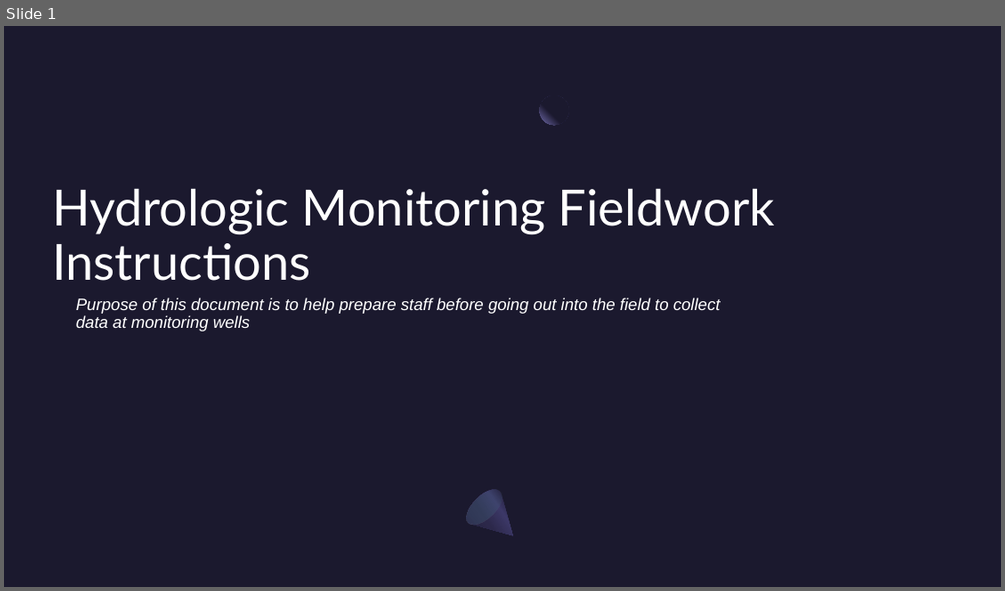
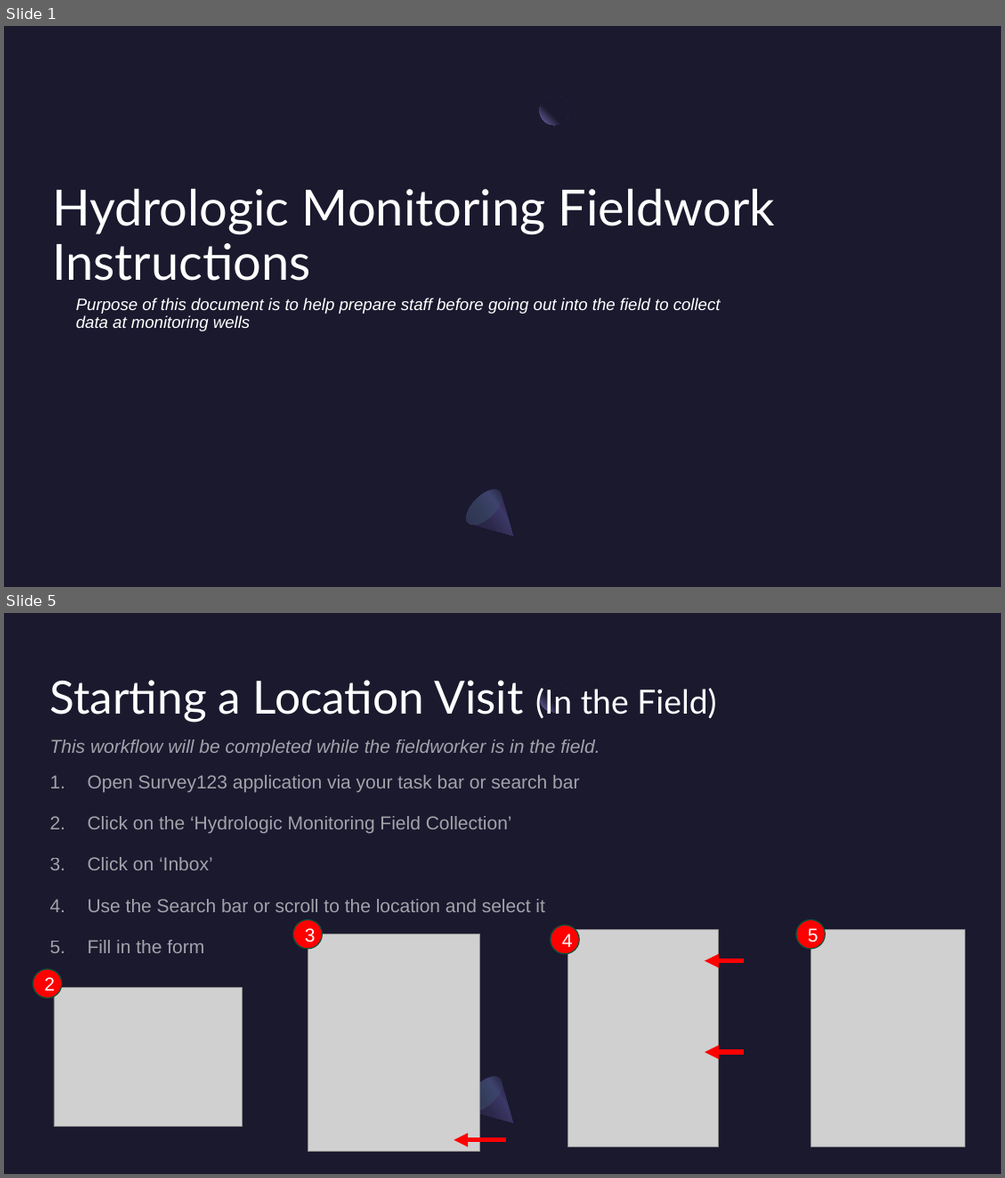
Before and after one commit to NWFWMD-IT/Hydrologic-Monitoring-Project, a slide deck: documents/user_guides/Hydrologic-Monitoring-Project-Fieldwork-Instructions.pptx. Shown one above the other, each under a label of ours: slide 1 before the commit, slides 1 and 5 after it; the slides between them are not shown. The pictures are 1005x591 and 1005x1178 pixels, drawn with LibreOffice and Linux fonts; fonts in the diff are those of the drawing; grey boxes stand for pictures. Boxes give left, top, right and bottom in pixels: in the first picture for what was removed or moved away, otherwise in the second. Text is boxed around its words. In the diff, an @@ line names an element or a change of style, - is before the commit and + after.

```diff
--- a/documents/user_guides/Hydrologic-Monitoring-Project-Fieldwork-Instructions.pptx
+++ b/documents/user_guides/Hydrologic-Monitoring-Project-Fieldwork-Instructions.pptx
@@ slide 5 added at (4,613,1001,1174), background #1B192E; not listed: 3 template elements that a slide beside it also shows @@
@@ title added at (50,680,716,722), 44 pt, text #FFFFFF @@
+Starting a Location Visit (In the Field)
@@ text added at (50,739,599,953), 18 pt, text #FFFFFF at 60% opacity @@
+This workflow will be completed while the fieldworker is in the field.
+1. Open Survey123 application via your task bar or search bar
+2. Click on the ‘Hydrologic Monitoring Field Collection’
+3. Click on ‘Inbox’
+4. Use the Search bar or scroll to the location and select it
+5. Fill in the form
@@ ellipse added at (293,919,323,949), fill #FF0000, outline #08533C 1 pt, 18 pt, text #FFFFFF @@
+3
@@ ellipse added at (550,925,580,954), fill #FF0000, outline #08533C 1 pt, 18 pt, text #FFFFFF @@
+4
@@ picture added at (568,929,718,1146) @@
@@ ellipse added at (796,919,825,949), fill #FF0000, outline #08533C 1 pt, 18 pt, text #FFFFFF @@
+5
@@ picture added at (811,929,965,1146) @@
@@ picture added at (307,933,479,1151) @@
@@ ellipse added at (33,969,63,998), fill #FF0000, outline #08533C 1 pt, 18 pt, text #FFFFFF @@
+2
@@ arrow added from (744, 961) to (704, 961), #FF0000 4.5 pt @@
@@ picture added at (54,987,242,1126) @@
@@ arrow added from (744, 1052) to (704, 1052), #FF0000 4.5 pt @@
@@ arrow added from (507, 1140) to (454, 1140), #FF0000 4.5 pt @@
```
Also in this commit, not shown: 5 slides changed, 3 other slides added, 1 slide removed.
